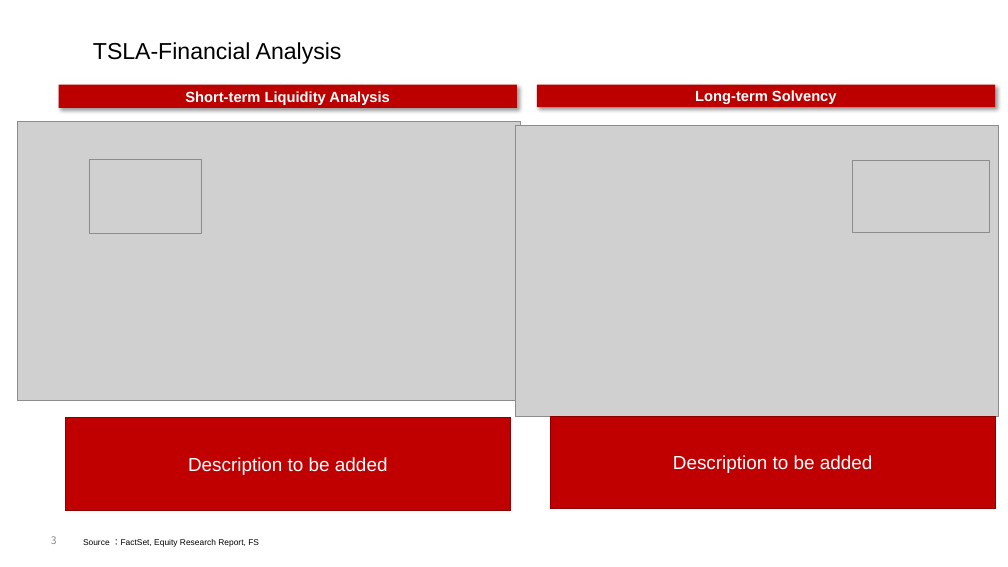
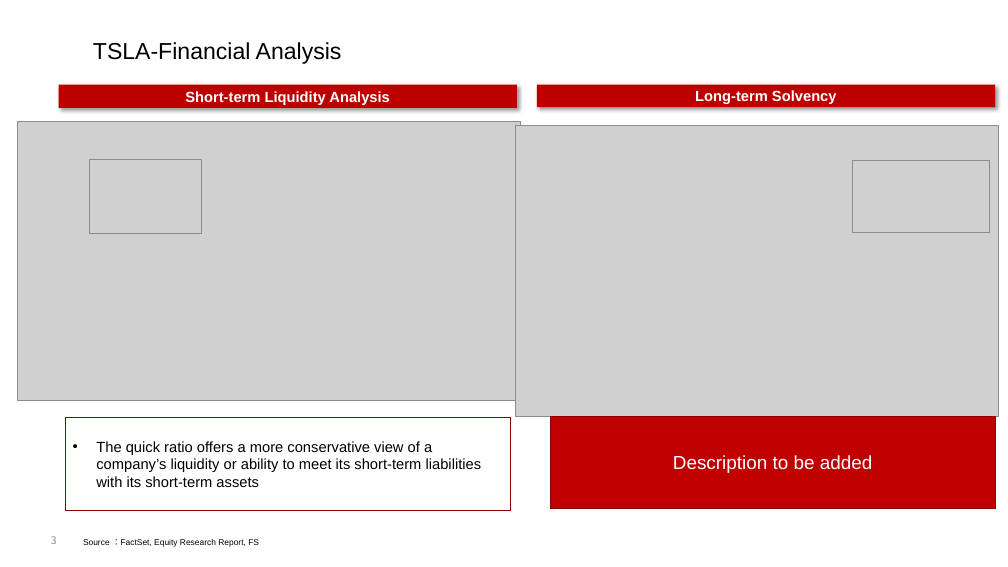
Before and after one commit to shonaqvi/Your-Next-Investment-, a slide deck: slide 3 of Slide_Template/TSLA Financial deck.pptx. Drawn at 1008x567 pixels with LibreOffice and Linux fonts; fonts in the diff are those of the drawing; grey boxes stand for pictures. Boxes give left, top, right and bottom in pixels: in the first picture for what was removed or moved away, otherwise in the second. Text is boxed around its words. In the diff, an @@ line names an element or a change of style, - is before the commit and + after.

```diff
--- a/Slide_Template/TSLA Financial deck.pptx
+++ b/Slide_Template/TSLA Financial deck.pptx
@@ rectangle "The quick ratio offers a ..." at <box>65,418,510,510</box>: fill #C00000 to none @@
@@ text in rectangle at <box>96,441,482,487</box>: text changed; size 18 to 14 pt; text colour #FFFFFF to #000000 @@
-Description to be added
+• The quick ratio offers a more conservative view of a company’s liquidity or ability to meet its short-term liabilities with its short-term assets
```
Also in this commit, not shown: 3 other files.
